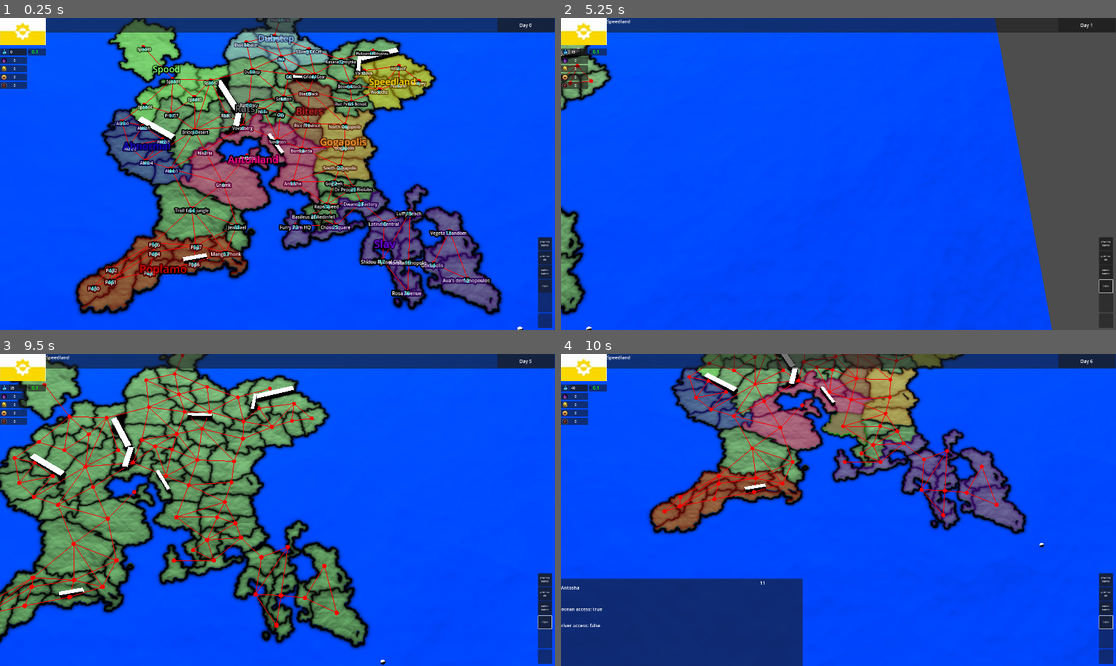
Above: before the commit, frames 1-4 (two rows, left to right).
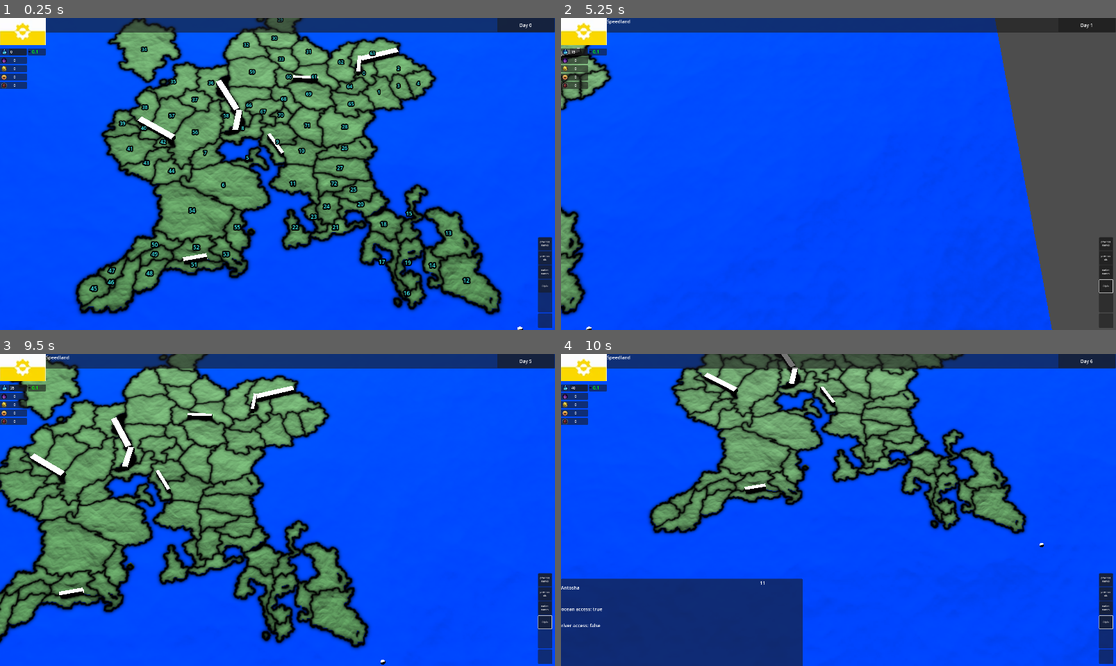
Above: after the commit, the same moments.

Repository: adrutkow/MapGame
Game: Godot game, scene res://node_3d.tscn
Same seed, same stepped clock (60 frames per second), same inputs: the game is played once before the commit and once after it.
Inputs (mouse positions are in pixels of both pictures, inside the frame that each line leads up to):
- Up to frame 1 (0.25 s): no input
- Up to frame 2 (5.25 s): click (583, 30) at 0.5 s; click (1104, 320) at 1.25 s; click "province names" at 2 s; click "province ids" at 2.75 s; click "nation names" at 3.5 s; click "Diplo" at 4.25 s; tap Enter at 5 s; move the mouse to (960, 158) at 5.02 s; hold D (move_right) from 5.03 s (still down); tap Space (Space) at 5.1 s; click (960, 158) at 5.17 s
- Up to frame 3 (9.5 s): tap Space (Space) at 5.75, 7.25, 7.35, 8.75 s; move the mouse to (166, 525) at 5.77 s; release D (move_right) at 5.78 s; hold S (move_backward) 5.78-6.53 s; tap Mouse wheel down (scroll_down) at 5.85, 8.1 s; click (166, 525) at 5.92 s; tap Enter at 6.5, 8 s; move the mouse to (333, 441) at 6.52 s; hold D (move_right) 6.53-7.28 s; tap Mouse wheel up (scroll_up) at 6.6, 8.85 s; click (333, 441) at 6.67 s; move the mouse to (249, 572) at 7.27 s; hold W (move_forward) 7.28-8.03 s; click (249, 572) at 7.42 s; move the mouse to (444, 556) at 8.02 s; hold A (move_left) from 8.03 s (still down); click (444, 556) at 8.17 s; move the mouse to (111, 463) at 8.77 s; click (111, 463) at 8.92 s
- Up to frame 4 (10 s): move the mouse to (866, 510) at 9.52 s; release A (move_left) at 9.53 s; hold S (move_backward) from 9.53 s (still down); tap Space (Space) at 9.6 s; click (866, 510) at 9.67 s

The runs differ from the first frame. In frame 1, 25% of the frame differs, in the area x 14-90%, y 0-94%; in frame 2, less than 0.1%; in frame 3, 2.0%; in frame 4, 12%.

Commit message:
Added pathfinding

Diff:
--- a/Prefabs/game_global.gd
+++ b/Prefabs/game_global.gd
@@ -3,3 +3,13 @@
 @export var heatmap: Texture2D;
 @export var nation_data_list: NationDataList;
 @export var province_data_list: ProvinceDataList;
+
+func is_valid_province_id(prov_id: int) -> bool:
+	if (prov_id >= 0 and prov_id < len(province_data_list.province_list)):
+		return (true);
+	return (false);
+
+func get_province_adjacencies(prov_id: int):
+	if (not is_valid_province_id(prov_id)):
+		return ([]);
+	return (province_data_list.province_list[prov_id].adjacencies);
--- a/Resources/province_data_list.tres
+++ b/Resources/province_data_list.tres
@@ -150,7 +150,7 @@
 heatmap_color = Vector3i(141, 0, 132)
 ocean_access = true
 river_access = false
-adjacencies = Array[int]([19])
+adjacencies = Array[int]([19, 13, 12])
 metadata/_custom_type_script = "uid://bbkxm05urcupl"
 
 [sub_resource type="Resource" id="Resource_fkrdb"]
--- a/camera_3d.gd
+++ b/camera_3d.gd
@@ -21,8 +21,9 @@
 		## Escape mouse lock
 		#Input.set_mouse_mode(Input.MOUSE_MODE_VISIBLE)
 	if event is InputEventMouseButton and event.pressed and event.button_index == MOUSE_BUTTON_LEFT:
-		_on_click(event.position)
-
+		on_left_click(event.position)
+	if event is InputEventMouseButton and event.pressed and event.button_index == MOUSE_BUTTON_RIGHT:
+		on_right_click(event.position)
 
 func _process(delta):
 	var dir := Vector3.ZERO
@@ -45,10 +46,7 @@
 		dir = dir.normalized()
 		global_position += dir * move_speed * delta * 5
 
-
-
-func _on_click(mouse_pos: Vector2):
-	print("Clicked")
+func raycast_heatmap(mouse_pos: Vector2):
 	var space_state = get_world_3d().direct_space_state
 
 	# Create a ray from the camera through the mouse position
@@ -60,12 +58,9 @@
 	query.collide_with_bodies = true
 
 	var result = space_state.intersect_ray(query)
-
 	if result.is_empty():
-		Map.map_instance.unselect_province();
+		#Map.map_instance.unselect_province();
 		return
-
-	print(result)
 
 	var collider = result["collider"]
 	if collider is Area3D:
@@ -75,7 +70,7 @@
 		# Convert local 3D hit position to UV (0–1 range)
 		var tex: Texture2D = sprite.texture
 		if tex == null:
-			return
+			return (null);
 		var img: Image = tex.get_image()
 
 		# Sprite3D draws centered around its origin, so compensate
@@ -91,11 +86,41 @@
 
 		if px >= 0 and px < size.x and py >= 0 and py < size.y:
 			var color = img.get_pixel(px, py)
-			print("Clicked color:", color.r8, ",", color.g8, ",", color.b8)
-			$"../Map/Area3D/Sprite3D".highlight_by_color(color);
-			var p: ProvinceData = Map.map_instance.get_province_data_by_color(color);
-			if (p):
-				print(p.name);
-				Map.map_instance.select_province(p.id);
-			else:
-				Map.map_instance.unselect_province();
+			return (color);
+			#print("Clicked color:", color.r8, ",", color.g8, ",", color.b8)
+			#$"../Map/Area3D/Sprite3D".highlight_by_color(color);
+			#var p: ProvinceData = Map.map_instance.get_province_data_by_color(color);
+			#if (p):
+			#	print(p.name);
+			#	Map.map_instance.select_province(p.id);
+			#else:
+			#	Map.map_instance.unselect_province();
+	return (null);
+
+func on_left_click(mouse_pos: Vector2):
+	var color = raycast_heatmap(mouse_pos);
+
+	if (not color):
+		return;
+
+	var p: ProvinceData = Map.map_instance.get_province_data_by_color(color);
+	if (p):
+		Map.map_instance.select_province(p.id);
+		GameInstance.game_instance.prov1 = p.id;
+	else:
+		Map.map_instance.unselect_province();
+
+func on_right_click(mouse_pos: Vector2):
+	var color = raycast_heatmap(mouse_pos);
+
+	if (not color):
+		return;
+
+	var p: ProvinceData = Map.map_instance.get_province_data_by_color(color);
+	if (p):
+		GameInstance.game_instance.prov2 = p.id;
+	Map.map_instance.generate_mapview_highlighted_provinces([GameInstance.game_instance.prov1, GameInstance.game_instance.prov2])
+	if (GameInstance.game_instance.prov1 != -1 and GameInstance.game_instance.prov2 != -1):
+		var t = Map.map_instance.pathfind2(GameInstance.game_instance.prov1, GameInstance.game_instance.prov2);
+		if (not t.is_empty()):
+			Map.map_instance.generate_mapview_highlighted_provinces(t);
--- a/game_instance.gd
+++ b/game_instance.gd
@@ -6,6 +6,8 @@
 var provinces: Array[ProvinceState];
 var day: int = 0;
 
+var prov1: int = -1;
+var prov2: int = -1;
 
 # Expanding borders with gold
 # research/civics can reduce that cost
--- a/map.gd
+++ b/map.gd
@@ -12,6 +12,7 @@
 var mesh: ImmediateMesh;
 var mat: ORMMaterial3D;
 
+var test: int = 0;
 
 func _enter_tree() -> void:
 	Map.map_instance = self;
@@ -23,11 +24,11 @@
 	init_cache();
 	mesh = ImmediateMesh.new();
 	mat = ORMMaterial3D.new();
-	generate_mapview_nation_names();
-	generate_mapview_province_names();
+	#generate_mapview_nation_names();
+	#generate_mapview_province_names();
 	generate_mapview_province_ids();
-	generate_mapview_connections();
-	generate_mapview_diplomacy();
+	#generate_mapview_connections();
+	#generate_mapview_diplomacy();
 
 func init_cache():
 	for i in range(0, len(GameGlobal.province_data_list.province_list)):
@@ -64,7 +65,7 @@
 			return (n);
 	return (null);
 
-func generate_bitmap(colors: Array[Color] = [], nations: Array[int] = []):
+func generate_bitmap(colors: Array[Color] = [], nations: Array[int] = [], provinces: Array[int] = []):
 	var bitmap: BitMap = get_empty_bitmap();
 	var temp_c: Color;
 	var valid_colors: Array[Color];
@@ -79,6 +80,12 @@
 		for j: int in nation.owned_provinces:
 			p = GameGlobal.province_data_list.province_list[j];
 			valid_colors.append(vector3i_to_color(p.heatmap_color));
+
+	for pid: int in provinces:
+		if (pid < 0):
+			continue;
+		p = GameGlobal.province_data_list.province_list[pid];
+		valid_colors.append(vector3i_to_color(p.heatmap_color));
 
 	for y in range(0, heatmap_image.get_height()):
 		for x in range(0, heatmap_image.get_width()):
@@ -245,6 +252,31 @@
 	#	center = get_province_center(i);
 	#	add_line(Vector3(0, 1, 0), Vector3(float(center[0]) / 100.0, 0.0, float(center[1]) / 100.0));
 
+func generate_mapview_highlighted_provinces(provinces: Array[int]):
+	var image: Image;
+	var n: Nation = null;
+	var c: Color;
+	var pixel_color: Color = Color.BLACK;
+	var nation_color: Color = Color.TRANSPARENT;
+	var bitmap: BitMap;
+
+	image = Image.create_empty(heatmap_image.get_width(), heatmap_image.get_height(), false, Image.FORMAT_RGBA8);
+
+	bitmap = generate_bitmap([], [], provinces);
+
+	for y in range(0, bitmap.get_size()[1]):
+		for x in range(0, bitmap.get_size()[0]):
+			if (bitmap.get_bit(x, y)):
+				image.set_pixel(x, y, Color.AQUA);
+			#if (pixel_color != heatmap_image.get_pixel(x, y)):
+			#	n = get_nation_by_heatmap_color(heatmap_image.get_pixel(x, y));
+			#	pixel_color = heatmap_image.get_pixel(x, y);
+			#if (n):
+			#	c = n.nation_color;
+			#	c.a8 = 100;
+			#	image.set_pixel(x, y, c);
+	$MapViews/HighlightProvinces/Image.texture = ImageTexture.create_from_image(image);
+
 func add_line(start_pos: Vector3, end_pos: Vector3):
 	var temp: MeshInstance3D;
 
@@ -257,6 +289,94 @@
 	temp.mesh.surface_end();
 	$MapViews/ProvinceConnections.add_child(temp);
 
+func pathfind(prov1: int, prov2: int):
+	var adj: Array[int];
+	var output: Array[int];
+
+	adj = GameGlobal.get_province_adjacencies(prov1);
+
+	print(adj)
+
+	output = recursive_pathfind([prov1], prov2);
+	if (output == [-1]):
+		return;
+	generate_mapview_highlighted_provinces(output)
+
+func pathfind2(prov1: int, prov2: int) -> Array[int]:
+	var paths: Array = [];
+	var target: int;
+	var visited_nodes = [];
+	var new_paths: Array = [];
+	var output: Array[int];
+
+	paths.append([prov1]);
+	target = prov2;
+
+	while (not paths.is_empty()):
+		new_paths = [];
+		for path: Array in paths:
+			if (path.is_empty()):
+				continue;
+			visited_nodes.append(path[-1]);
+			for adj in GameGlobal.get_province_adjacencies(path[-1]):
+				if (adj in visited_nodes):
+					continue;
+
+				var temp = path.duplicate();
+				if (adj == target):
+					temp.append(adj);
+					for i in temp:
+						output.append(i);
+					return (output);
+				temp.append(adj);
+				new_paths.append(temp);
+
+		paths = new_paths.duplicate();
+		new_paths = [];
+	return [];
+
+func recursive_pathfind(path: Array[int], target: int):
+	if (path.is_empty()):
+		return ([-1]);
+	var adj: Array[int];
+	var temp: Array[int];
+	var free_adj: Array[int];
+
+	adj = GameGlobal.get_province_adjacencies(path[len(path) - 1]);
+
+	test += 1;
+	print(test);
+	if (test % 100 == 0):
+		print(path)
+
+
+	for p in adj:
+		if (not (p in path)):
+			free_adj.append(p);
+
+
+	if (free_adj.is_empty()):
+		return ([-1]);
+	if (path == [-1]):
+		return ([-1]);
+	if (target in free_adj):
+		temp = path.duplicate();
+		temp.append(target);
+		return (temp);
+
+	for p in free_adj:
+		var output;
+
+		if (p in path):
+			continue;
+
+		temp = path.duplicate();
+		temp.append(p);
+		output = recursive_pathfind(temp, target);
+		if (output != [-1]):
+			return (output);
+	return ([-1]);
+
 static func is_vector3_color(v: Vector3i, c: Color) -> bool:
 	return ((v.x == c.r8) and (v.y == c.g8) and (v.z == c.b8));
 
--- a/node_3d.tscn
+++ b/node_3d.tscn
@@ -187,6 +187,11 @@
 material_override = SubResource("ORMMaterial3D_lggff")
 mesh = SubResource("SphereMesh_lggff")
 
+[node name="HighlightProvinces" type="Node3D" parent="Map/MapViews"]
+
+[node name="Image" type="Sprite3D" parent="Map/MapViews/HighlightProvinces"]
+transform = Transform3D(1, 0, 0, 0, -4.37114e-08, 1, 0, -1, -4.37114e-08, 2.50582, 0.0260158, 2.41655)
+
 [node name="Decoratives" type="Node3D" parent="Map"]
 
 [node name="Terrain" type="Node3D" parent="Map/Decoratives"]
